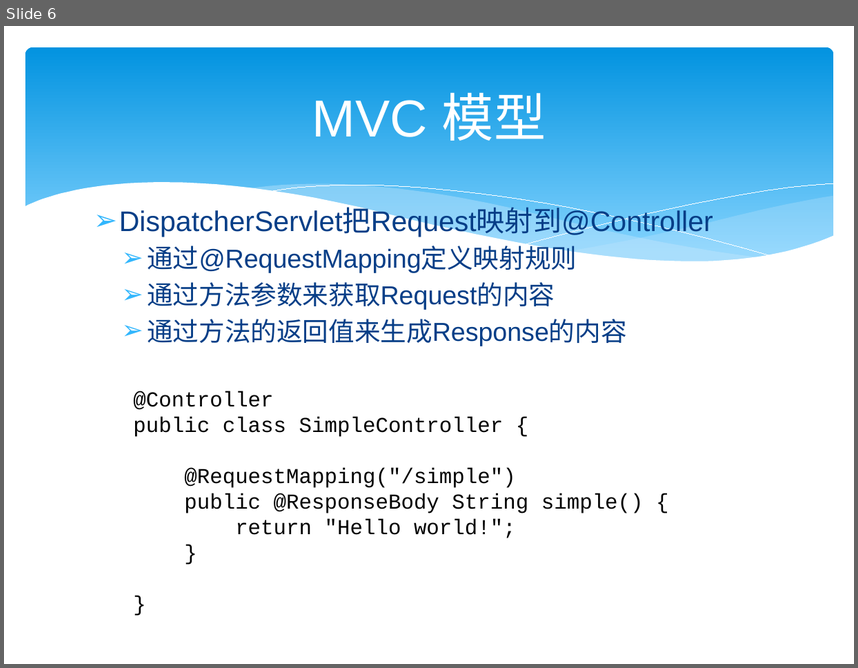
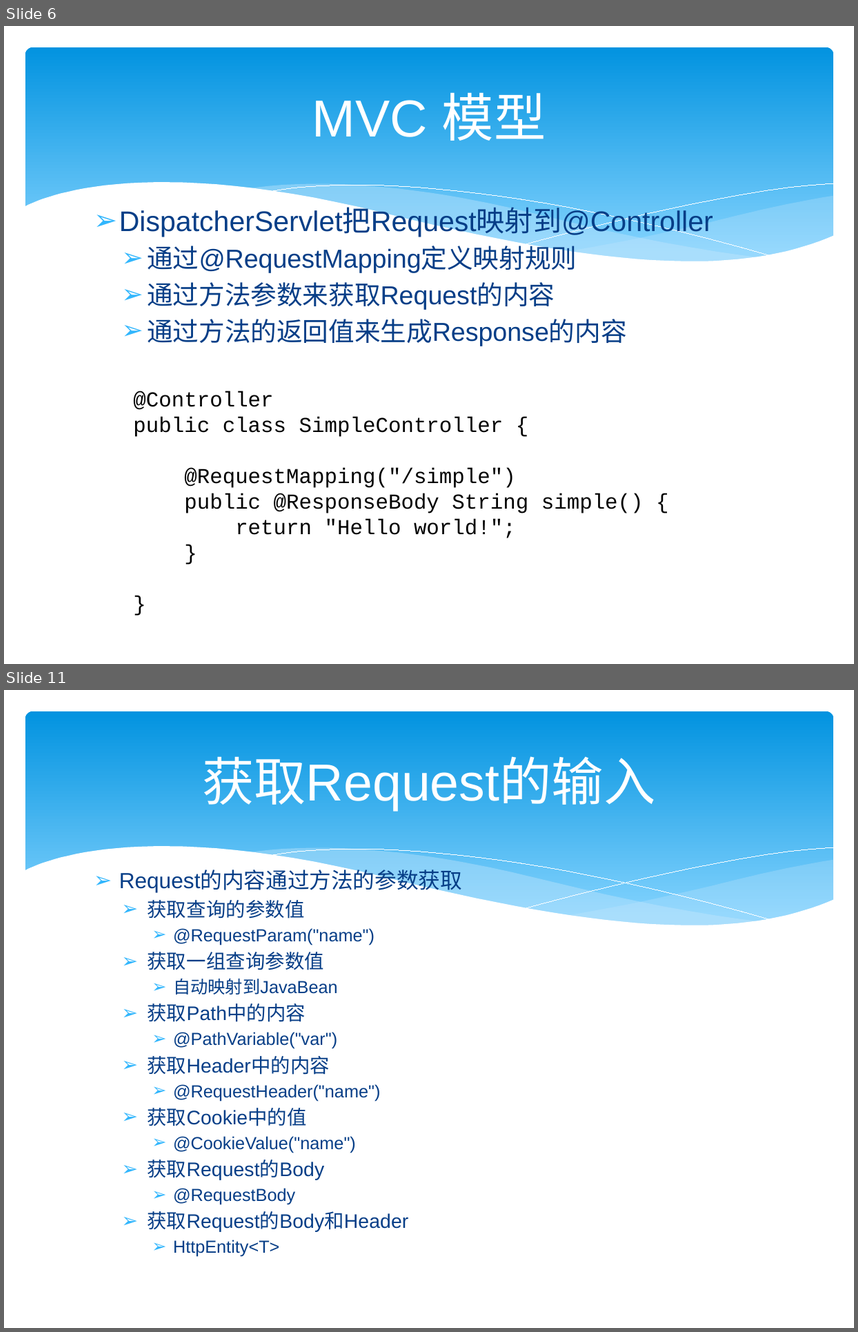
Before and after one commit to zjumty/spring-mvc-showcase, a slide deck: SpringMVC3.pptx. Shown one above the other, each under a label of ours: slide 6 before the commit, slides 6 and 11 after it; the slides between them are not shown. The pictures are 858x668 and 858x1332 pixels, drawn with LibreOffice and Linux fonts; fonts in the diff are those of the drawing. Boxes give left, top, right and bottom in pixels: in the first picture for what was removed or moved away, otherwise in the second. Text is boxed around its words. In the diff, an @@ line names an element or a change of style, - is before the commit and + after.

```diff
--- a/SpringMVC3.pptx
+++ b/SpringMVC3.pptx
@@ slide 11 added at [4,690,854,1328], background #FFFFFF; not listed: 6 template elements that a slide beside it also shows @@
@@ title added at [202,756,655,811], 44 pt, text #FFFFFF @@
+获取Request的输入
@@ text added at [119,871,462,1256], 14.8 pt, text #073E87 @@
+➢ Request的内容通过方法的参数获取
+  ➢ 获取查询的参数值
+    ➢ @RequestParam("name")
+  ➢ 获取一组查询参数值
+    ➢ 自动映射到JavaBean
+  ➢ 获取Path中的内容
+    ➢ @PathVariable("var")
+  ➢ 获取Header中的内容
+    ➢ @RequestHeader("name")
+  ➢ 获取Cookie中的值
+    ➢ @CookieValue("name")
+  ➢ 获取Request的Body
+    ➢ @RequestBody
+  ➢ 获取Request的Body和Header
+    ➢ HttpEntity<T>
```
Also in this commit, not shown: 1 slide changed, 8 other slides added.
